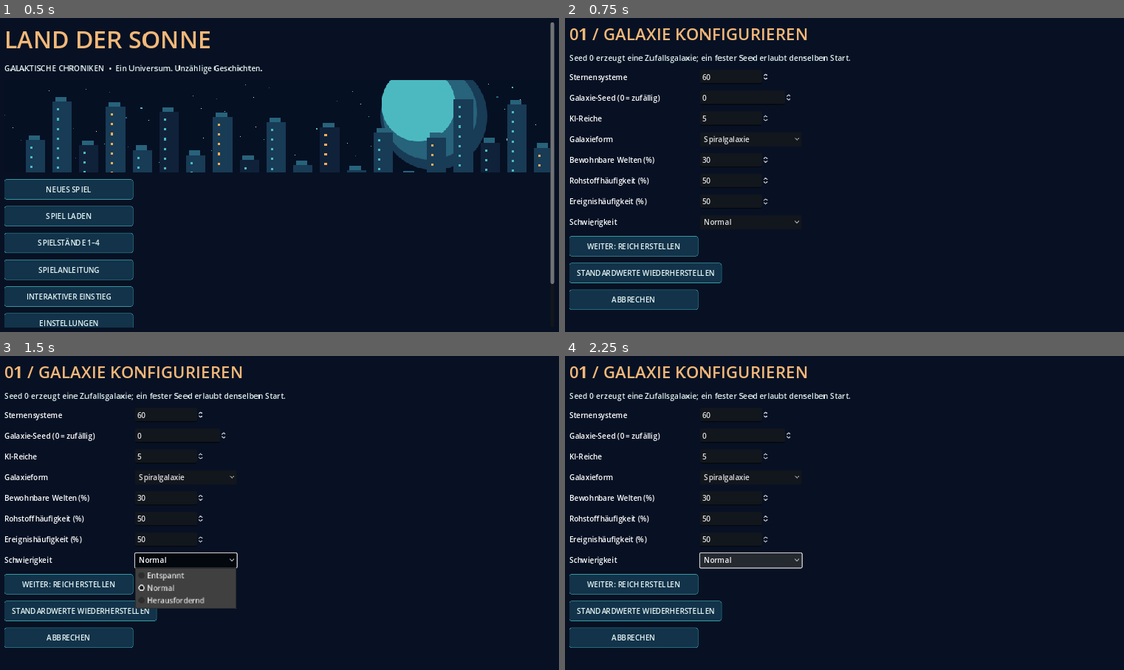
Above: before the commit, frames 1-4 (two rows, left to right).
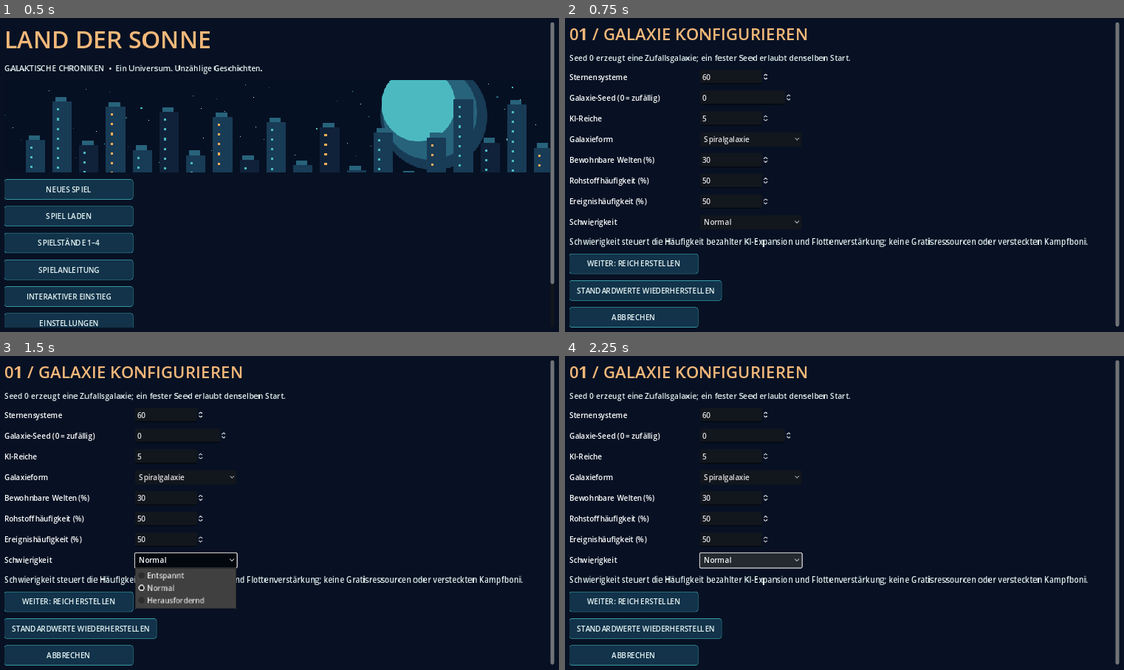
Above: after the commit, the same moments.

Repository: justuslaier-cmyk/Land-der-Sonne
Game: Godot game, scene res://scenes/galaxy.tscn
The game is run twice, just before and just after one commit, with the same random seed, the same clock (stepped at 60 frames per second) and the same inputs.
Inputs:
- Up to frame 1 (0.5 s): no input
- Up to frame 2 (0.75 s): click "NEUES SPIEL" at 0.5 s
- Up to frame 3 (1.5 s): click "Normal" at 1.25 s
- Up to frame 4 (2.25 s): click "Normal" at 2 s

Frame 1 is identical in both runs. In frame 2, 7.3% of the frame differs, in the area x 0-100%, y 1-99%; in frame 3, 7.0%; in frame 4, 7.3%.

Commit message:
docs(P5.1): measured balancing tradeoffs, corrections and acceptance limits; explain difficulty in wizard

Diff:
--- a/game/scripts/galaxy/galaxy_ui.gd
+++ b/game/scripts/galaxy/galaxy_ui.gd
@@ -410,6 +410,7 @@
     _spin("Rohstoffhäufigkeit (%)", "resources", 1, 100)
     _spin("Ereignishäufigkeit (%)", "events", 1, 100)
     _choice("Schwierigkeit", ["Entspannt", "Normal", "Herausfordernd"], settings, "difficulty")
+    _label("Schwierigkeit steuert die Häufigkeit bezahlter KI-Expansion und Flottenverstärkung; keine Gratisressourcen oder versteckten Kampfboni.")
     _button("WEITER: REICH ERSTELLEN", func():
         var error := GalaxyModel.validate(settings, empire)
         if error != "":
Not shown, added: docs/progress/FINAL_PASS_5_1.md
